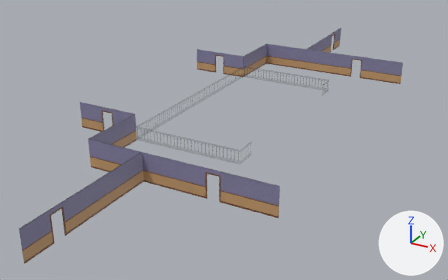
What one commit did to the Blender file Assets/Resources/house/second_floor_in.blend.
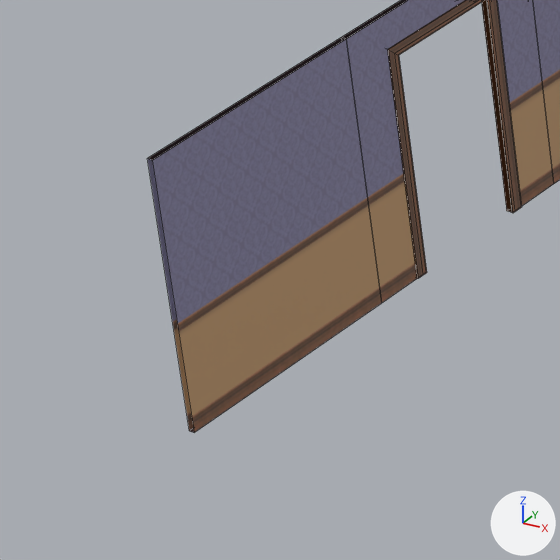
The first picture shows the older version from a 50 mm lens placed at (32.2, -65.3, 21.5), pointed at (5.4, -16.7, -2.8). The close-ups show both versions on the part from 0% to 16% of the width and 74% to 100% of the height of that picture; other places that the commit changed are outside them. Every picture has the same lights, and +X, +Y and +Z are marked at lower right. The close-ups show mesh edges as thin lines.

The older version as bpy lines, for what is in view:
```python
me_doorway0_cube_006 = bpy.data.meshes.new('doorway0_Cube.006')
me_doorway0_cube_006.from_pydata(...)  # 64 vertices, 40 faces; spans x -1.0..1.0, y 0.0..2.4, z -0.04..0.04
me_doorway0_cube_006.materials.append(mat_wall0_material_003)  # picture img_wall0_texture_png_002
me_wall_0_room_032 = bpy.data.meshes.new('wall_0_Room.032')
me_wall_0_room_032.from_pydata(...)  # 16 vertices, 6 faces; spans x -1.0..1.0, y 0.0..2.4, z -0.03..0.03
me_wall_0_room_032.materials.append(mat_wall0_material)  # picture img_wall0_texture_png
me_wall_0_room_034 = bpy.data.meshes.new('wall_0_Room.034')
me_wall_0_room_034.from_pydata(...)  # 16 vertices, 6 faces; spans x -1.0..1.0, y 0.0..2.4, z -0.03..0.03
me_wall_0_room_034.materials.append(mat_wall0_material)  # picture img_wall0_texture_png
ob_doorway0_cube_006 = bpy.data.objects.new('doorway0_Cube.006', me_doorway0_cube_006)
ob_doorway0_cube_006.location = (7.0, -41.0, 0.0)
ob_doorway0_cube_006.rotation_euler = (1.571, 0.0, 1.571)  # degrees (90, 0, 90)
ob_wall_0_room_032 = bpy.data.objects.new('wall_0_Room.032', me_wall_0_room_032)
ob_wall_0_room_032.location = (7.0, -39.0, 0.0)
ob_wall_0_room_032.rotation_euler = (1.571, 0.0, 1.571)  # degrees (90, 0, 90)
ob_wall_0_room_034 = bpy.data.objects.new('wall_0_Room.034', me_wall_0_room_034)
ob_wall_0_room_034.location = (7.0, -43.0, 0.0)
ob_wall_0_room_034.rotation_euler = (1.571, 0.0, 1.571)  # degrees (90, 0, 90)
```
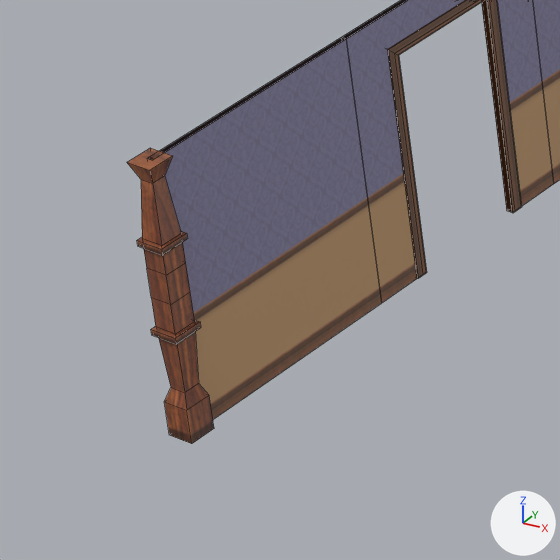
What the commit changed:
Picture 'pillar0_texture.png.001' (img_pillar0_texture_png_001) is new.
Material 'pillar0_material' (mat_pillar0_material) is new.
Its texture is img_pillar0_texture_png_001.
Its roughness is 0.526.
Mesh me_pillar0_cube_006 is new.
It has 52 vertices, 46 faces and spans x -0.12..0.12, y 0.0..2.4, z -0.12..0.12.
It uses material mat_pillar0_material (picture img_pillar0_texture_png_001).
Object 'pillar0_Cube.006' (ob_pillar0_cube_006) is new; it shows me_pillar0_cube_006.
Its location is (7.0, -44.0, 0.0).
Its rotation in degrees is (90, 0, 0).

Pixel boxes [x1, y1, x2, y2] of what changed, in the close-ups (560 x 560 px):
'pillar0_Cube.006', added (brown)
    after: [127, 148, 214, 444]
